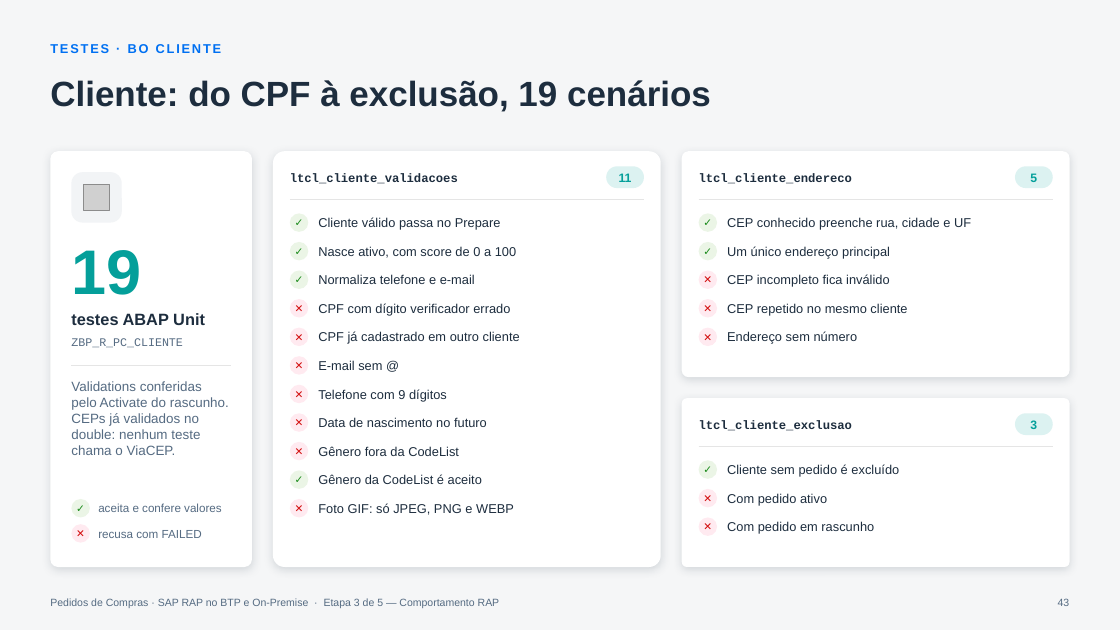
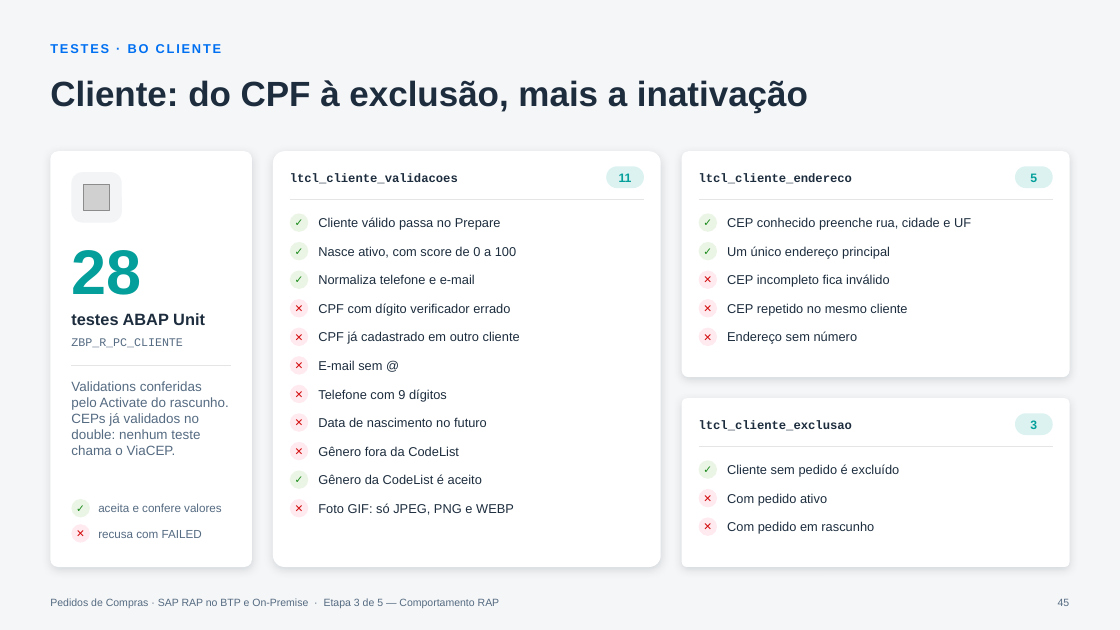
Before and after one commit to AdrianoBispo/sap-abap-rap-pedidos-de-compras-app, a slide deck: slide 45 of docs/apresentacoes/03-comportamento-rap.pptx (slide 43 before the commit). Drawn at 1120x630 pixels with LibreOffice and Linux fonts; fonts in the diff are those of the drawing; grey boxes stand for pictures. Boxes give left, top, right and bottom in pixels: in the first picture for what was removed or moved away, otherwise in the second. Text is boxed around its words. In the diff, an @@ line names an element or a change of style, - is before the commit and + after.

```diff
--- a/docs/apresentacoes/03-comportamento-rap.pptx
+++ b/docs/apresentacoes/03-comportamento-rap.pptx
@@ title at [50, 80, 808, 113]: text changed @@
-Cliente: do CPF à exclusão, 19 cenários
+Cliente: do CPF à exclusão, mais a inativação
@@ text at [71, 250, 141, 295]: text changed @@
-19
+28
@@ page number at [1058, 599, 1070, 606]: text changed @@
-43
+45
```
Also in this commit, not shown: 10 other slides changed, 3 slides added.
